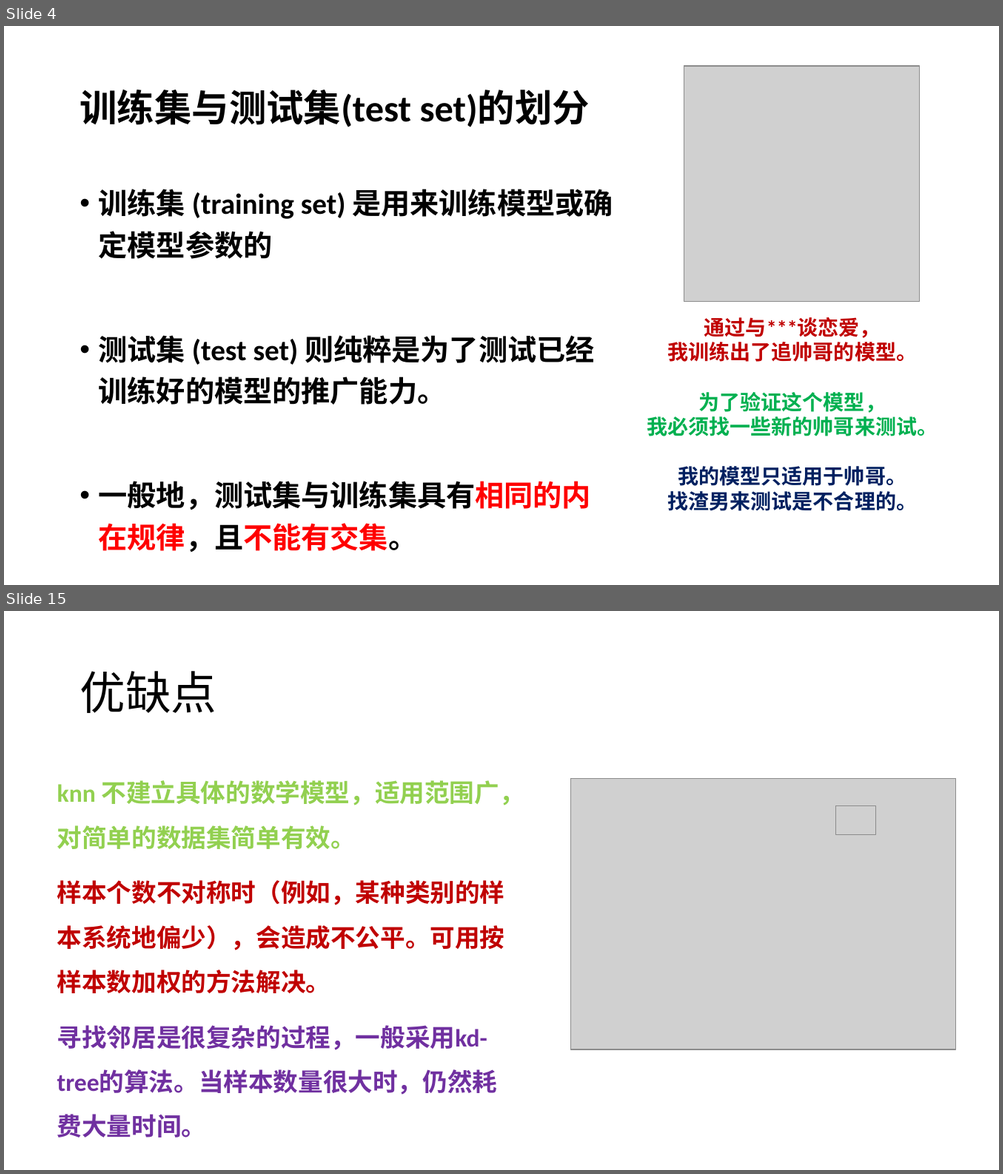
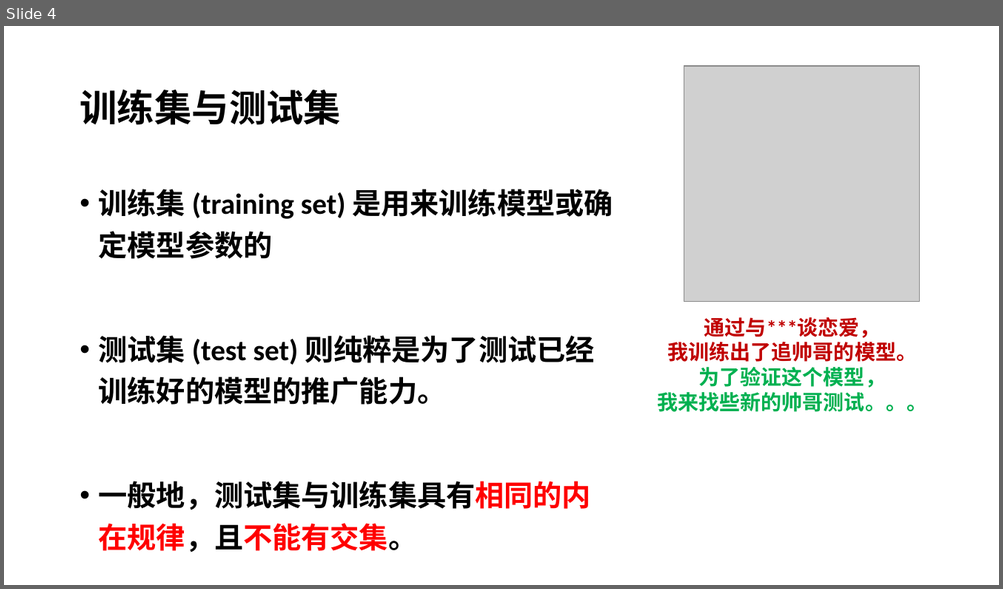
Before and after one commit to xiaodongli1986/teaching_AI, a slide deck: week5_ml_concepts.pptx. Shown one above the other, each under a label of ours: slides 4 and 15 before the commit, slide 4 after it; the slides between them are not shown. The pictures are 1003x1174 and 1003x589 pixels, drawn with LibreOffice and Linux fonts; fonts in the diff are those of the drawing; grey boxes stand for pictures. Boxes give left, top, right and bottom in pixels: in the first picture for what was removed or moved away, otherwise in the second. Text is boxed around its words. In the diff, an @@ line names an element or a change of style, - is before the commit and + after.

```diff
--- a/week5_ml_concepts.pptx
+++ b/week5_ml_concepts.pptx
@@ slide 15 removed at (x1=4, y1=611, x2=999, y2=1170), background #FFFFFF @@
@@ title removed at (x1=79, y1=671, x2=216, y2=713) @@
-优缺点
@@ text removed at (x1=57, y1=780, x2=524, y2=1138) @@
-knn 不建立具体的数学模型，适用范围广，对简单的数据集简单有效。
-样本个数不对称时（例如，某种类别的样本系统地偏少），会造成不公平。可用按样本数加权的方法解决。
-寻找邻居是很复杂的过程，一般采用kd-tree的算法。当样本数量很大时，仍然耗费大量时间。
@@ picture removed at (x1=571, y1=778, x2=956, y2=1050) @@
@@ picture removed at (x1=835, y1=806, x2=875, y2=835) @@
@@ slide 4 changed as well @@
@@ title at (x1=79, y1=90, x2=341, y2=125): text changed @@
-训练集与测试集(test set)的划分
+训练集与测试集
@@ text at (x1=657, y1=392, x2=928, y2=412): text changed; text colour #002060 to #00B050 @@
-我必须找一些新的帅哥来测试。
-我的模型只适用于帅哥。
-找渣男来测试是不合理的。
+我来找些新的帅哥测试。。。
```
Also in this commit, not shown: 1 other slide changed, 11 slides added, 10 other slides removed, 1 other file.
